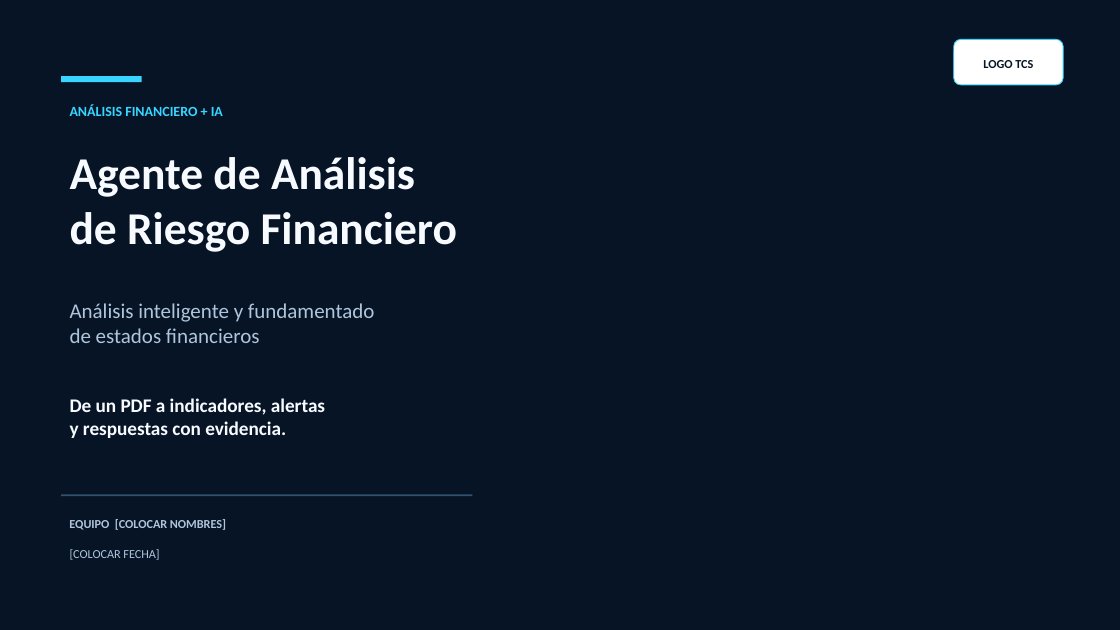
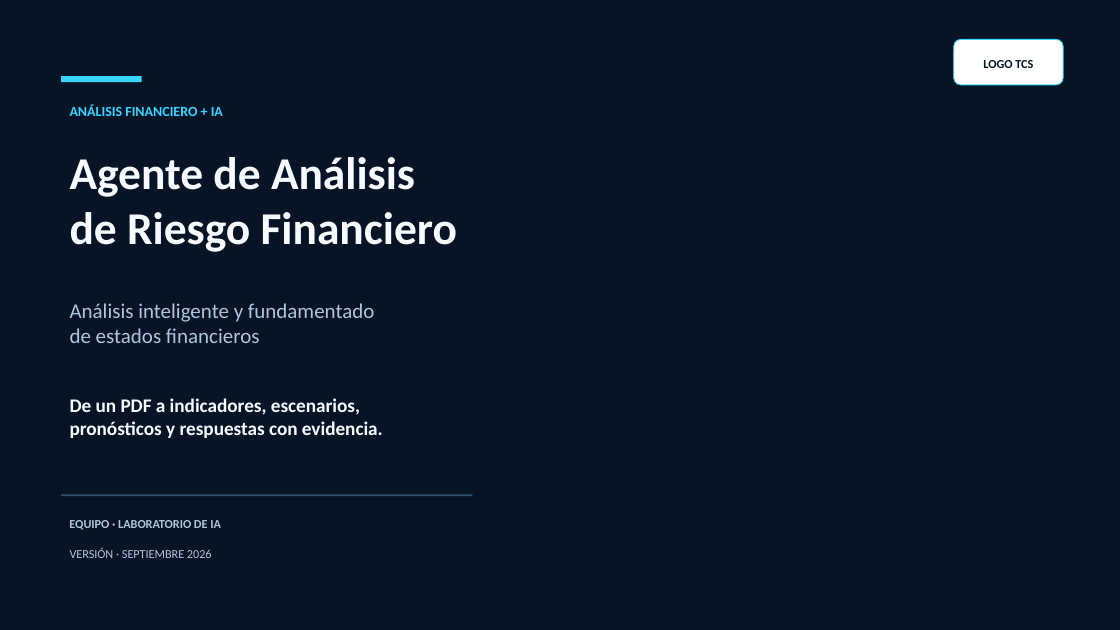
Before and after one commit to rodrigoasd123/agente-riesgo-financiero, a slide deck: slide 1 of entregables/presentacion/agente-riesgo-financiero.pptx. Drawn at 1120x630 pixels with LibreOffice and Linux fonts; fonts in the diff are those of the drawing; background and template pictures are left out. Boxes give left, top, right and bottom in pixels: in the first picture for what was removed or moved away, otherwise in the second. Text is boxed around its words. In the diff, an @@ line names an element or a change of style, - is before the commit and + after.

```diff
--- a/entregables/presentacion/agente-riesgo-financiero.pptx
+++ b/entregables/presentacion/agente-riesgo-financiero.pptx
@@ text at (70, 398, 383, 438): text changed @@
-De un PDF a indicadores, alertas
-y respuestas con evidencia.
+De un PDF a indicadores, escenarios,
+pronósticos y respuestas con evidencia.
@@ text at (69, 520, 221, 530): text changed @@
-EQUIPO [COLOCAR NOMBRES]
+EQUIPO · LABORATORIO DE IA
@@ text at (70, 548, 212, 558): text changed @@
-[COLOCAR FECHA]
+VERSIÓN · SEPTIEMBRE 2026
```
Also in this commit, not shown: 4 other slides changed.
